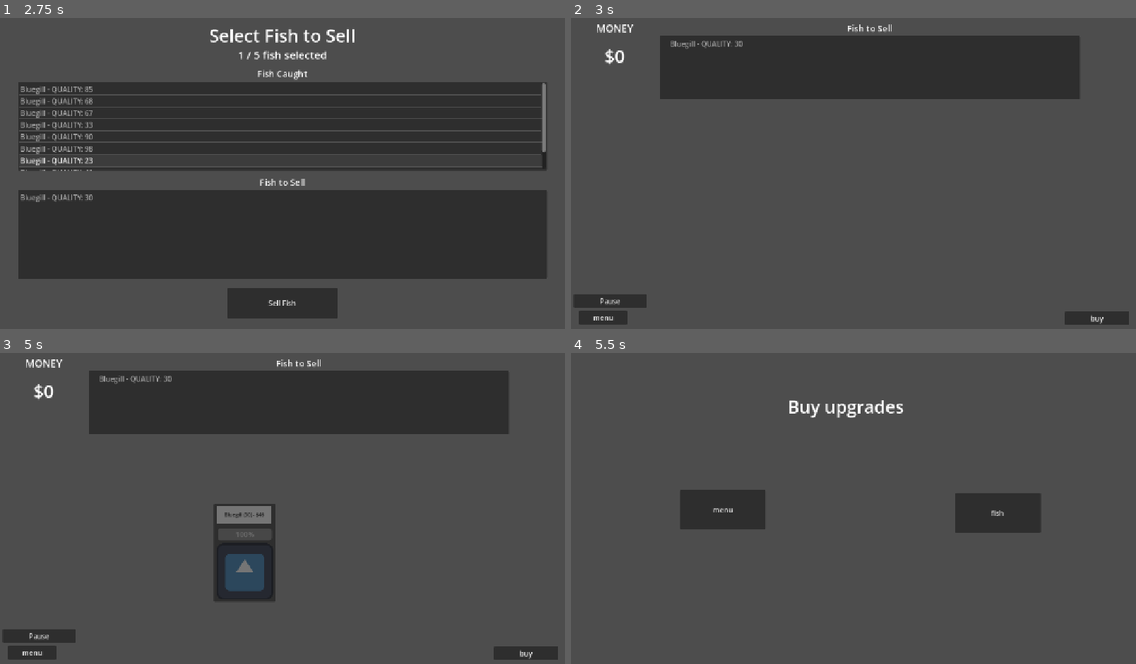
Above: before the commit, frames 1-4 (two rows, left to right).
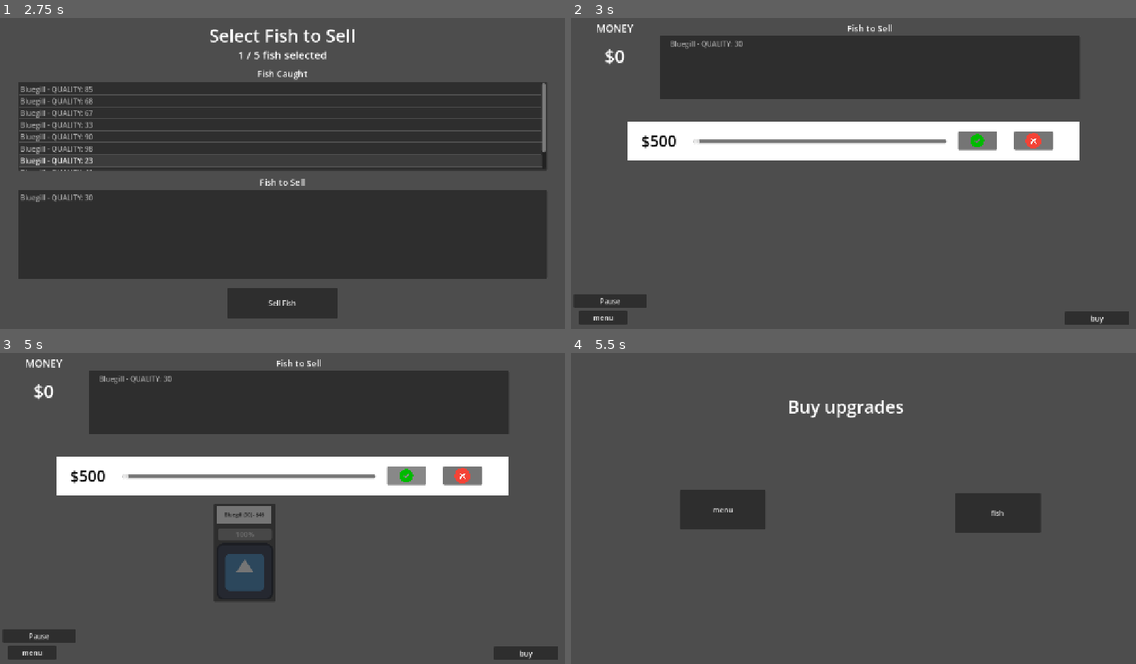
Above: after the commit, the same moments.

Repository: V-Mirea/comfy-summer-fishing-game
Game: Godot game, scene res://scenes/game.tscn
Same seed, same stepped clock (60 frames per second), same inputs: the game is played once before the commit and once after it. The engine's default icon, where the game draws it, is replaced by a stand-in: a white triangle on a blue panel in a dark square.
Inputs (mouse positions are in pixels of both pictures, inside the frame that each line leads up to):
- Up to frame 1 (2.75 s): click "play" at 0.5 s; click "NEXT SCREEN" at 1.25 s; tap Enter at 2 s; move the mouse to (406, 157) at 2.02 s; click (406, 157) at 2.1 s
- Up to frame 2 (3 s): click "Sell Fish" at 2.75 s
- Up to frame 3 (5 s): click (406, 474) at 3.52 s; click (406, 474) at 4.27 s
- Up to frame 4 (5.5 s): click "buy" at 5 s

Frame 1 is identical in both runs. In frame 2, 10% of the frame differs, in the area x 10-90%, y 33-46%; in frame 3, 10%; in frame 4, nothing differs.
Error after the commit: Invalid access to property or key 'fish_wanted' on a base object of type 'Nil'. (res://scripts/managers/selling_manager.gd:44)

Commit message:
change haggle emojis to icons to prevent them from not displaying in web

Diff:
--- a/scenes/selling_scene.tscn
+++ b/scenes/selling_scene.tscn
@@ -5,7 +5,9 @@
 [ext_resource type="Script" uid="uid://ltw1bdxt8jjj" path="res://scenes/haggle_control.gd" id="2_5u6u6"]
 [ext_resource type="Script" uid="uid://dn6jc4vvv1clx" path="res://scripts/nodes/selling_scene_fish_list.gd" id="2_piidd"]
 [ext_resource type="PackedScene" uid="uid://stuev6gp1q3v" path="res://scenes/selling/customer.tscn" id="3_7ehvh"]
+[ext_resource type="Texture2D" uid="uid://c5y8k254xl3tx" path="res://resources/sprites/accept.png" id="3_sxqe7"]
 [ext_resource type="Script" uid="uid://dadrap2dtvhow" path="res://scripts/nodes/selling_scene_money_label.gd" id="3_x3q4f"]
+[ext_resource type="Texture2D" uid="uid://d0si60437xphd" path="res://resources/sprites/decline.png" id="4_q00g2"]
 
 [sub_resource type="LabelSettings" id="LabelSettings_24tig"]
 font_size = 40
@@ -75,7 +77,6 @@
 [node name="CanvasLayer" type="CanvasLayer" parent="." unique_id=56083680]
 
 [node name="HaggleControl" type="Control" parent="CanvasLayer" unique_id=1550050499 node_paths=PackedStringArray("price_label")]
-visible = false
 layout_mode = 3
 anchors_preset = 0
 offset_left = 127.0
@@ -118,7 +119,9 @@
 offset_top = 22.0
 offset_right = 838.0
 offset_bottom = 65.0
-text = "✅"
+icon = ExtResource("3_sxqe7")
+icon_alignment = 1
+expand_icon = true
 
 [node name="DeclineButton" type="Button" parent="CanvasLayer/HaggleControl" unique_id=2071703029]
 layout_mode = 0
@@ -126,7 +129,9 @@
 offset_top = 22.0
 offset_right = 965.0
 offset_bottom = 65.0
-text = "❌"
+icon = ExtResource("4_q00g2")
+icon_alignment = 1
+expand_icon = true
 
 [node name="CustomerSpawnArea" type="Control" parent="CanvasLayer" unique_id=529498331]
 layout_mode = 3
Binary file added: resources/sprites/accept.png
Not shown, added: resources/sprites/accept.png.import
Binary file added: resources/sprites/decline.png
Not shown, added: resources/sprites/decline.png.import
